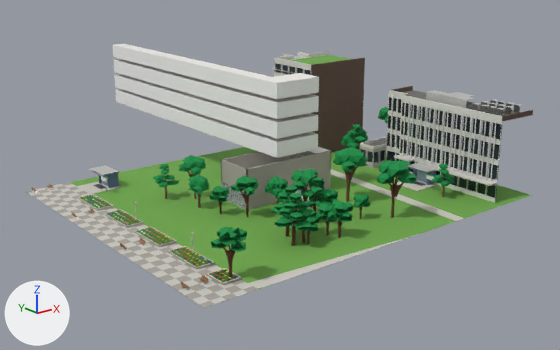
Before and after pictures for a commit that changed the FBX model unity/KatsushikaCampusDays/Assets/Models/Interiors/research2.fbx.
Camera for both pictures: a camera (50 mm lens) standing at (-99.0, -113.6, 52.7) and looking at (5.0, 16.3, 0.7). Lighting does not change. The marker at lower left points along +X, +Y and +Z. The picture after the commit comes second. Where no turn or scale is listed for an object, it has been applied to the vertices.

Objects in the first picture: 'ext_research2', 'ext_research2_trees', 'wall_research2', 'wall_research2_3f_0', 'wall_research2_3f_1', 'wall_research2_3f_2', 'wall_research2_4f_1', 'wall_research2_4f_2', 'wall_research2_5f_1', 'wall_research2_5f_2', 'wall_research2_6f_1', 'wall_research2_6f_2' and 13 more.
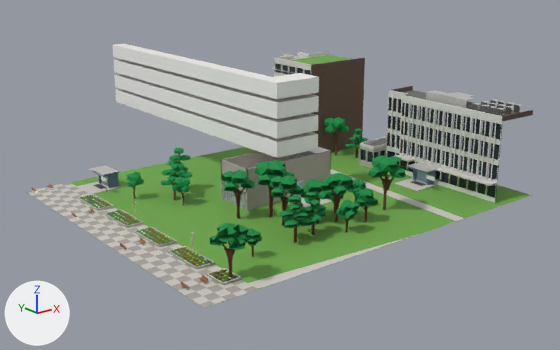
Pixel boxes (x1, y1, x2, y2) of what changed, in the pictures (560 x 350 px):
'ext_research2_trees', reshaped (7% narrower): before (153, 107, 455, 277); after (126, 117, 406, 277)
part 1 of me_ext_research2_trees, deleted: before (153, 107, 455, 252)
part 2 of me_ext_research2_trees, built on: before (178, 163, 333, 263); after (126, 148, 406, 263)
part 3 of me_ext_research2_trees, built on: before (356, 129, 359, 149); after (324, 117, 368, 158)

The edits, one by one:
me_ext_research2_trees is used by ob_ext_research2_trees; location (0.0, 0.0, 0.0).
me_ext_research2_trees had 3281 vertices, 2870 faces and spanned x -37.2..46.5, y -23.7..23.2, z 0.0..11.6.
me_ext_research2_trees now has 2857 vertices, 2481 faces and spans x -37.3..32.4, y -23.9..26.0, z 0.0..11.4.
me_ext_research2_trees part 1: 268 loose pieces with 3059 vertices, spanning x -37.2..46.5, y -23.7..23.2, z 0.0..11.6, are deleted.
me_ext_research2_trees part 2: 1 vertex moved within x -19.4, y 16.8, z 6.1; 99 vertices removed from x -35.3..-6.9, y -21.6..19.3, z 0.0..9.1; 2496 vertices added at x -37.3..11.4, y -23.9..26.0, z 0.0..11.4.
me_ext_research2_trees part 3: 28 vertices removed from x 28.8..29.7, y 16.4..17.0, z 0.0..8.3; 266 vertices added at x 23.8..32.4, y 14.3..25.7, z 0.0..9.6.
Other edits to the shape of me_ext_research2_trees do not show in these pictures.
